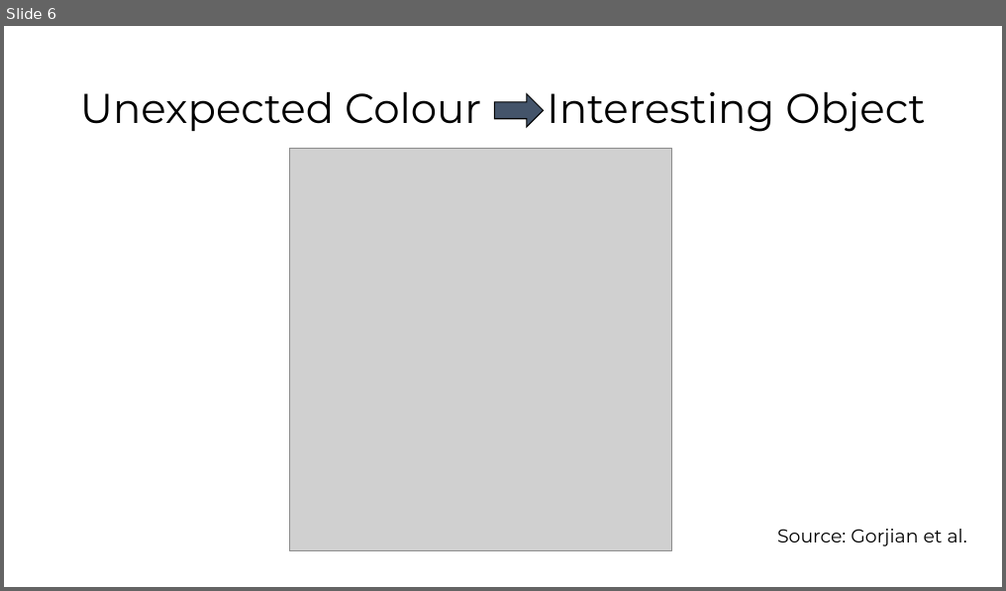
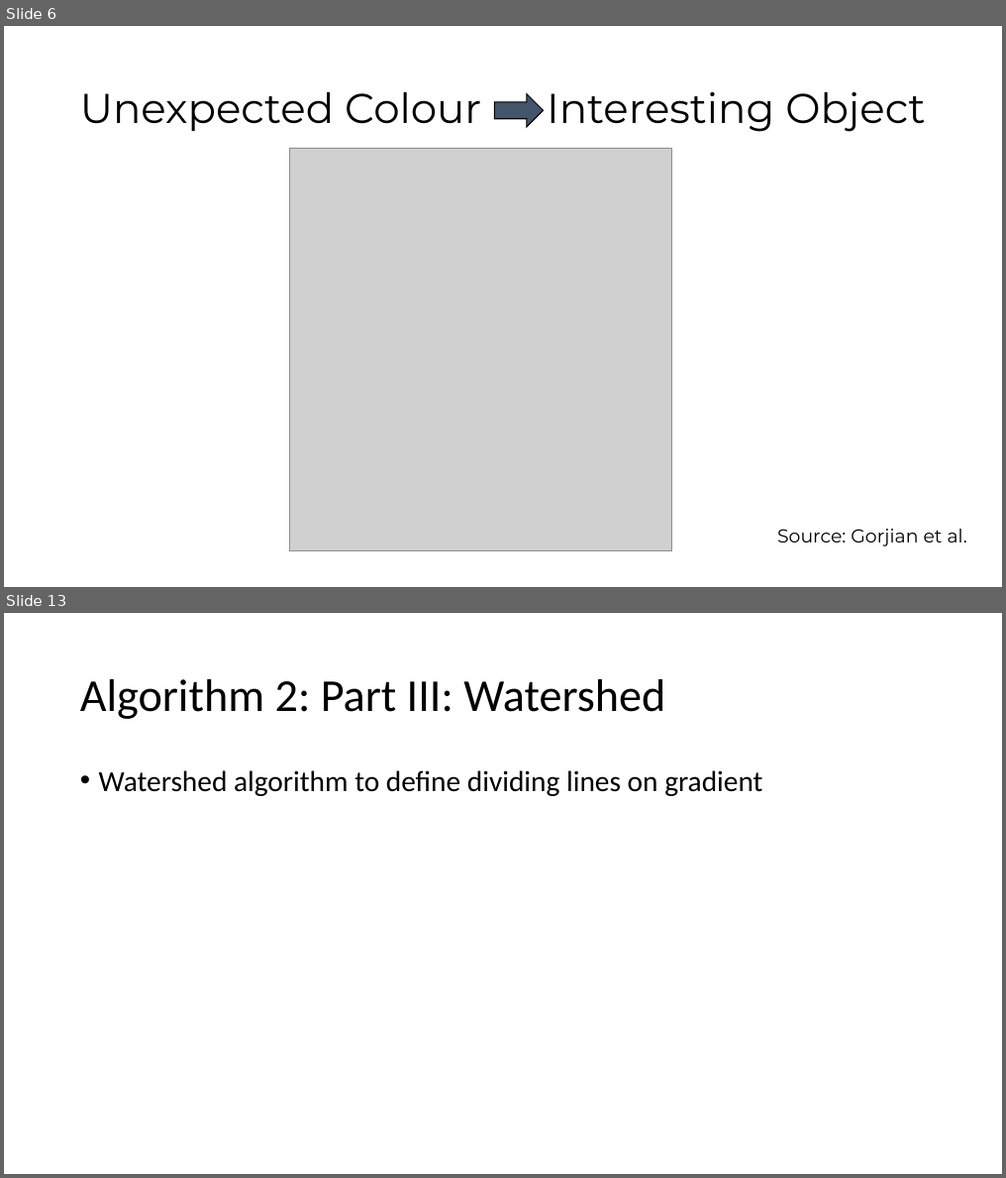
Before and after one commit to ibhojwani/seip_big_data, a slide deck: Presentation.pptx. Shown one above the other, each under a label of ours: slide 6 before the commit, slides 6 and 13 after it; the slides between them are not shown. The pictures are 1006x591 and 1006x1178 pixels, drawn with LibreOffice and Linux fonts; fonts in the diff are those of the drawing; grey boxes stand for pictures. Boxes give left, top, right and bottom in pixels: in the first picture for what was removed or moved away, otherwise in the second. Text is boxed around its words. In the diff, an @@ line names an element or a change of style, - is before the commit and + after.

```diff
--- a/Presentation.pptx
+++ b/Presentation.pptx
@@ slide 13 added at <box>4,613,1002,1174</box>, background #FFFFFF @@
@@ title added at <box>80,679,665,719</box>, 44 pt, text #000000 @@
+Algorithm 2: Part III: Watershed
@@ text added at <box>99,770,762,796</box>, 28 pt, text #000000 @@
+• Watershed algorithm to define dividing lines on gradient
```
Also in this commit, not shown: 19 other slides added, 1 slide removed.
